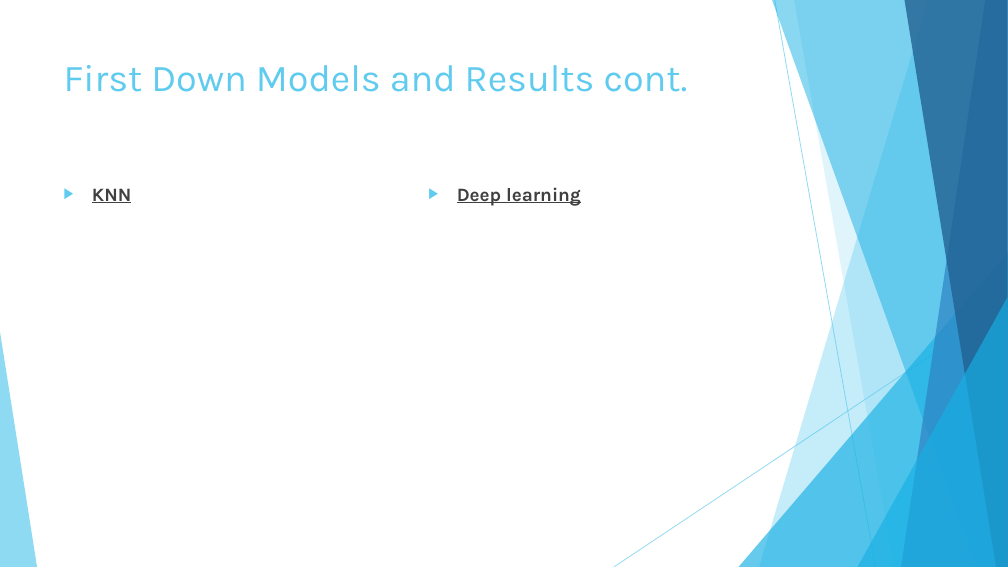
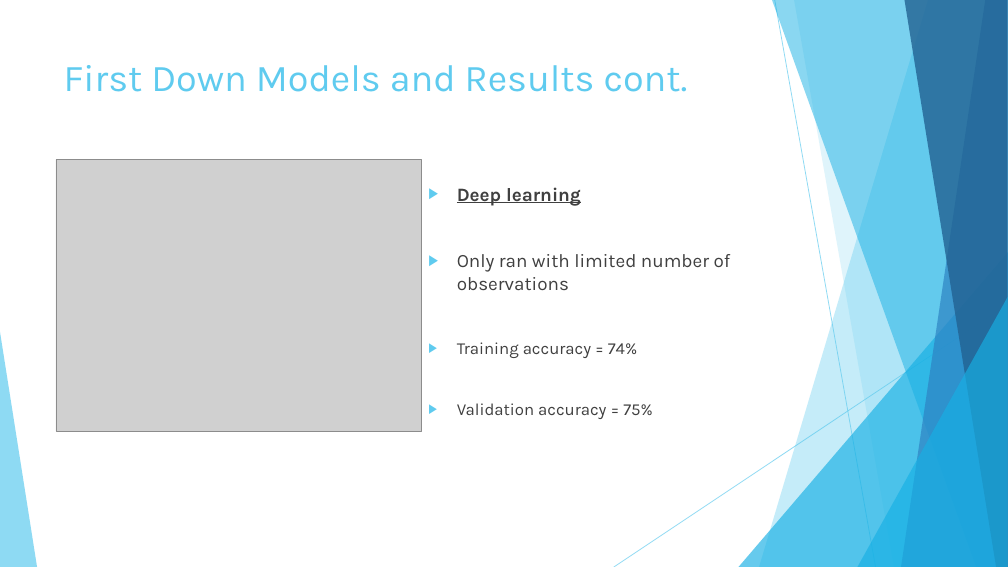
Before and after one commit to bowes-chris/footballplaycaller, a slide deck: slide 10 of Coaching Aid Presentation.pptx (slide 12 before the commit). Drawn at 1008x567 pixels with LibreOffice and Linux fonts; fonts in the diff are those of the drawing; grey boxes stand for pictures. Boxes give left, top, right and bottom in pixels: in the first picture for what was removed or moved away, otherwise in the second. Text is boxed around its words. In the diff, an @@ line names an element or a change of style, - is before the commit and + after.

```diff
--- a/Coaching Aid Presentation.pptx
+++ b/Coaching Aid Presentation.pptx
@@ picture added at (56,160,421,431) @@
@@ text removed at (92,188,131,203) @@
-▶ KNN
@@ text at (457,254,731,419): paragraphs added @@
+▶ Only ran with limited number of observations
+  ▶ Training accuracy = 74%
+  ▶ Validation accuracy = 75%
```
Also in this commit, not shown: 21 other slides changed, 2 slides added.
